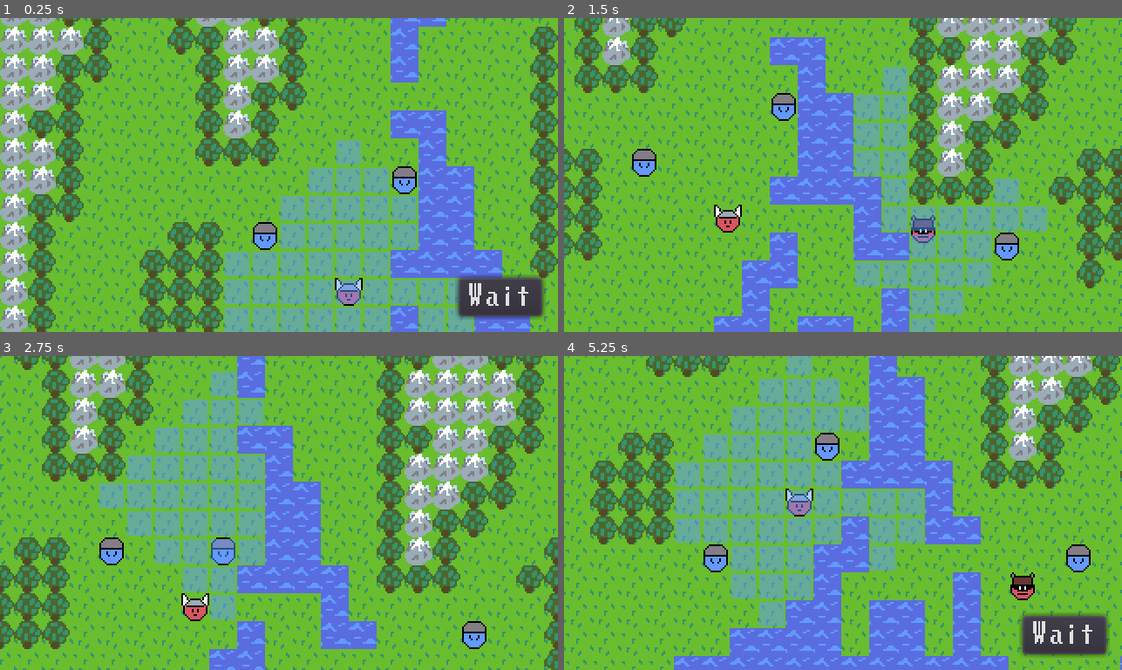
Above: before the commit, frames 1-4 (two rows, left to right).
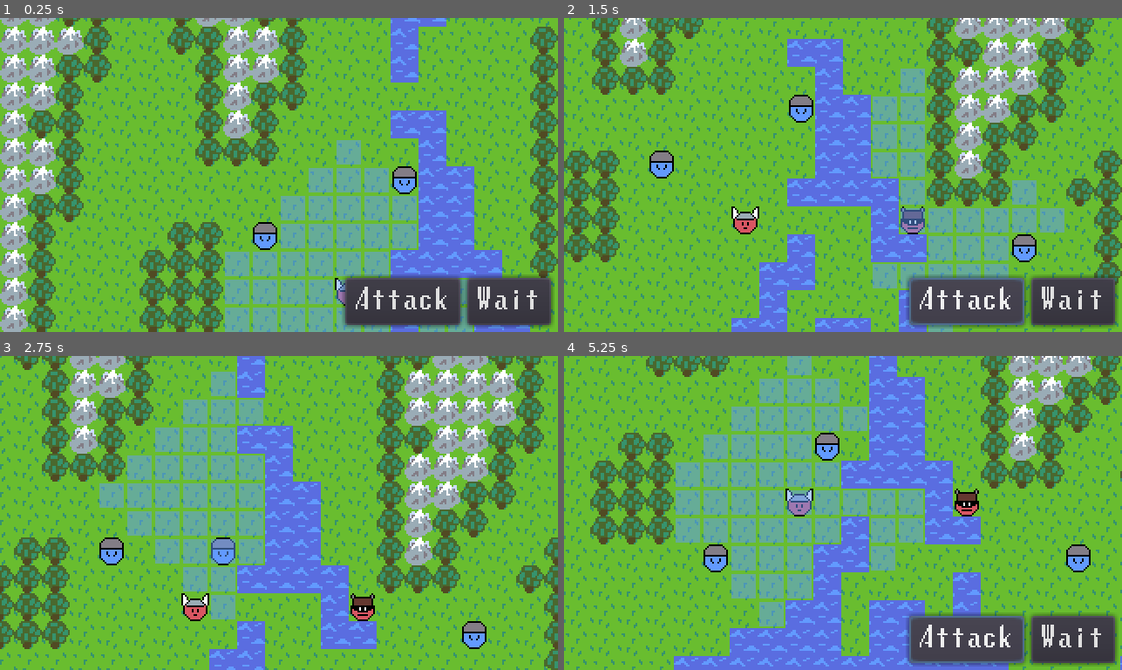
Above: after the commit, the same moments.

Repository: AaronWizard/LegendsOfMajesticSteel
Game: Godot game, scene res://src/game/Game.tscn
Two runs of this game, one before a commit and one after it. Both use one fixed random seed, a clock stepped at 60 frames per second and the inputs below.
Inputs (mouse positions are in pixels of both pictures, inside the frame that each line leads up to):
- Up to frame 1 (0.25 s): no input
- Up to frame 2 (1.5 s): click "Wait" at 0.5 s; click (965, 300) at 1.25 s, where only the run after the commit has a clickable "Attack"
- Up to frame 3 (2.75 s): click "Wait" at 2 s
- Up to frame 4 (5.25 s): move the mouse to (965, 497) at 2.77 s; click (965, 497) at 2.92 s; drag from (731, 528) to (815, 575) at 3.52 s; move the mouse to (898, 443) at 4.27 s; click (898, 443) at 4.42 s; click (965, 638) at 5 s, where only the run after the commit has a clickable "Attack"

The runs differ from the first frame. In frame 1, 4.8% of the frame differs, in the area x 61-100%, y 81-99%; in frame 2, 49%, in the area x 0-100%, y 0-100%; in frame 3, 0.3%; in frame 4, 5.6%.

Commit message:
Ability buttons

Diff:
--- a/src/game/BattleGUI.gd
+++ b/src/game/BattleGUI.gd
@@ -4,16 +4,20 @@
 signal mouse_dragged(relative)
 signal mouse_clicked(position)
 signal wait_pressed
+signal ability_pressed(ability)
 
 const MIN_DRAG_SPEED_SQUARED = 8^2
 
 var buttons_visible := false setget set_buttons_visible
 var dragging_enabled := false
 
+var current_actor: Actor setget set_current_actor
+
 var _mouse_down := false
 var _dragging := false
 
-onready var _all_buttons: Node = $Buttons
+onready var _all_buttons := $Buttons
+onready var _ability_buttons := $Buttons/Abilities
 
 
 func _unhandled_input(event: InputEvent) -> void:
@@ -30,9 +34,24 @@
 
 
 func set_buttons_visible(value: bool) -> void:
-	for b in _all_buttons.get_children():
-		var button: Button = b
-		button.visible = value
+	_all_buttons.visible = value
+
+
+func set_current_actor(value: Actor) -> void:
+	current_actor = value
+	if current_actor:
+		for a in current_actor.get_abilities():
+			var ability: Ability = a
+			var button := Button.new()
+			button.text = ability.name
+			button.connect("pressed", self, "emit_signal",
+					["ability_pressed", ability])
+			_ability_buttons.add_child(button)
+	else:
+		while _ability_buttons.get_child_count() > 0:
+			var button := _ability_buttons.get_child(0)
+			_ability_buttons.remove_child(button)
+			button.queue_free()
 
 
 func _on_Wait_pressed() -> void:
--- a/src/game/BattleGUI.tscn
+++ b/src/game/BattleGUI.tscn
@@ -6,18 +6,34 @@
 [node name="BattleGUI" type="CanvasLayer"]
 script = ExtResource( 1 )
 
-[node name="Buttons" type="Node" parent="."]
-
-[node name="Wait" type="Button" parent="Buttons"]
-anchor_left = 1.0
+[node name="Buttons" type="HBoxContainer" parent="."]
 anchor_top = 1.0
 anchor_right = 1.0
 anchor_bottom = 1.0
-margin_left = -56.6688
-margin_top = -30.7296
-margin_right = -8.66882
-margin_bottom = -8.72955
+margin_left = 4.0
+margin_top = -31.0
+margin_right = -4.0
+margin_bottom = -4.0
+mouse_filter = 2
 theme = ExtResource( 2 )
+alignment = 2
+__meta__ = {
+"_edit_use_anchors_": false
+}
+
+[node name="Abilities" type="HBoxContainer" parent="Buttons"]
+margin_left = 260.0
+margin_right = 260.0
+margin_bottom = 27.0
+mouse_filter = 2
+__meta__ = {
+"_edit_use_anchors_": false
+}
+
+[node name="Wait" type="Button" parent="Buttons"]
+margin_left = 264.0
+margin_right = 312.0
+margin_bottom = 27.0
 text = "Wait"
 __meta__ = {
 "_edit_use_anchors_": false
--- a/src/game/Game.gd
+++ b/src/game/Game.gd
@@ -45,3 +45,7 @@
 
 func _on_TurnManager_action_started(actor: Actor) -> void:
 	_camera.follow_actor(actor)
+
+
+func _on_BattleGUI_ability_pressed(ability: Ability) -> void:
+	print(ability.name)
--- a/src/game/Game.tscn
+++ b/src/game/Game.tscn
@@ -23,4 +23,5 @@
 [node name="BattleGUI" parent="." instance=ExtResource( 6 )]
 [connection signal="action_started" from="TurnManager" to="." method="_on_TurnManager_action_started"]
 [connection signal="turn_started" from="TurnManager" to="." method="_on_TurnManager_turn_started"]
+[connection signal="ability_pressed" from="BattleGUI" to="." method="_on_BattleGUI_ability_pressed"]
 [connection signal="mouse_dragged" from="BattleGUI" to="." method="_on_BattleGUI_mouse_dragged"]
--- a/src/game/TurnManager.gd
+++ b/src/game/TurnManager.gd
@@ -23,6 +23,8 @@
 		var battle_stats := actor.battle_stats as BattleStats
 
 		if controller:
+			gui.current_actor = actor
+
 			battle_stats.start_turn()
 
 			emit_signal("turn_started", actor)
@@ -42,5 +44,6 @@
 				yield(get_tree().create_timer(0.25), "timeout")
 
 			emit_signal("turn_ended", actor)
+			gui.current_actor = null
 
 		_current_index = (_current_index + 1) % actors.size()
